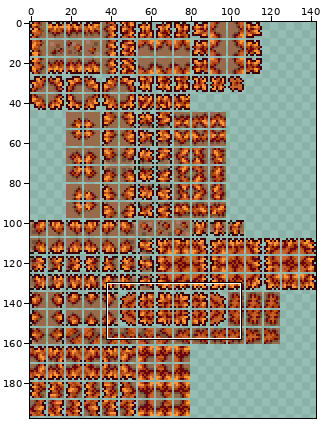
Edited in one commit: sprite sheet (Content/Tiles/Blocks/ArborGrass.png). The picture above shows the old version from afar; the outline marks the close-up.
Close-up. Before the edit:
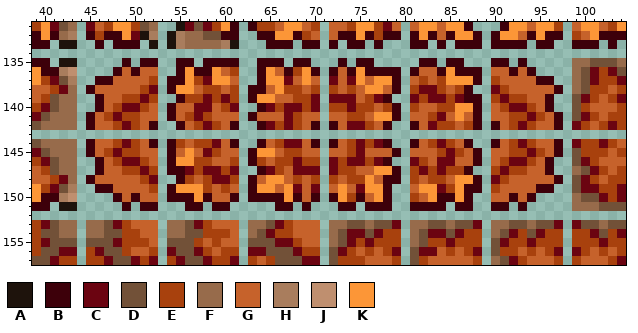
The file is 286x396 pixels, drawn in blocks of 2x2; one block is one cell here. Colours within 5 levels of each other are drawn and written as one. Shown: x 39..104, y 131..157.
Palette (. is transparent): A #1e130c  B #3d000a  C #6b0411  D #725138  E #a8410d  F #976b4b  G #c6622b  H #a97d5d  J #bf8f6f  K #fc9637
Pixels before, first column x 39:
131 EKCDF.CGEKKEDF..ACDCEKB.BEEGKKGE.GGEKKECG.GKKGKKB...BKKGKKE.GKKGEK
132 BKBFH.BEBBKCAH.AHFFDDBB..BBKKBEG.GBBKBEBB.BKBGBKKB.BKKGBKBB.EGKBBB
133 BB.AA..B.BBB.A.AHFFFFHA...BBB.BB.B.BB.B...BB.B.BBB.BBBB.BB..BBB.B.
134 ..................................................................
135 BB.AA.....B.BB..BB.BBBB..BBB.BB...B.BB.....BB.BB...BB.B.....FFDDDF
136 KBBHJ....BGBGG..BKBBKGE..BKGBEKB.BGBKBBBB.BGGBKBBB.GGBGB....FDCECD
137 KECDH..BBGGGGE.BBKECKKG..BKKCGKG.CGCKGKKB.GEGEKKKB.EGGGGBB..FDCEEC
138 GGECF.BGGGGGEC.BKKGEEGE.BBGKEEGE.EGEGKKGB.ECCEGEB..CEGGGGGB.FDEEGE
139 GEDFF..BGGEECE..BEECECE.BKKGGEEC.CCCGECB..CECCECBB.ECEEGGB..DCEGEC
140 ECDFF..BGECCEG.BGGCCGEC..BCECCEC.EECEEGEB.EGGEEKKB.GECCEGB..DEGGGE
141 CDFFF.BGECEEGG.BGECEGGG.BGGGCEGG.GGEEGKKB.GGECGKGB.GGEECEGB.DCEGEE
142 DFFFF.BGGECEGB..BGECEGB..BCECEGB.BGCCEGB..BGCEEGEB.BGECEGGB.CEGECE
143 ..................................................................
144 DFFFF.BGGECEGB.BEGEECGB..BGECCGB.BGECECB..BGECEGB..BGECEGGB.CEECEG
145 CDFFF.BGECEEGG.BGKGCEGG.BKKGEEGG.GGECGGGB.GGGECEGB.GGEECEGB.DEEEGE
146 ECDFF..BGECCEG.BKKEEGGE.BEGEECEE.CECCECB..CEGCCGGB.GECCEGB..DCEGGG
147 GEDFF..BGGEECE.BBCECCEC..BCEGCCC.CEEGGKKB.ECECEEB..ECEEGGB..FDCEGE
148 GGECF.BGGGGGEC..BEGECCE.BGKKGEGE.EGEEKGBB.EGEEGKKB.CEGGGGGB.DCEGEE
149 KECDH..BBGGGGE.BKKKEGEG.BKKGKCGC.GKGCKKB..GKKCEKBB.EGGGGBB..DCCEEC
150 KBBHJ....BGBGG.BBBKBGGB.BBBBKBGB.BKEBGKB..EGKBBKB..GGBGB....FDDCEC
151 BB.AA.....B.BB...BB.BB.....BB.B...BB.BBB..BBBB.BB..BB.B.....FFFDDD
152 ..................................................................
153 ECDFF.FFDCEGGG.FFDCEGGG.FFDCEGGG.FFDDFDDC.FFDDFDDC.FFDDFDDC.CDDFDD
154 EDDFF.FFDDEEGG.FFDDEEEG.FDCEEGGG.FDCCDCEE.FDCCDCEE.FDCEDCEE.EECDEC
155 ECDDD.DDDCEEEG.DDDEGEGG.DDDCCEGG.FDCECEEE.FDEECEEE.DCEECEEE.EEECEE
156 EDDCC.ECDDEGGE.CDDCEGEE.CCDDDCEE.DCEGEGEC.DCCGEGEC.DEEGEGEC.CEGEGE
157 DDCEE.EECDDCEC.ECDDCEEC.EGEDDDCC.DEEEGGGE.DEGGGGGE.FDCEGGGE.EGGGEC
Now the later version:
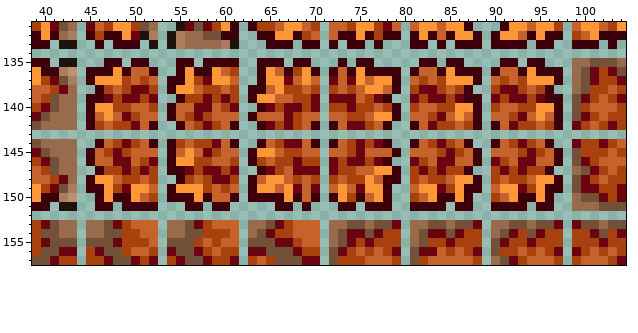
From old to new:
The author put colour B in row 135 at x 47 to 48, 50, 92 and 94 to 95; in row 136 at x 45 to 47 and 95 to 97; in row 137 at x 45 and 97; in rows 139 to 140 at x 45 and 97; in row 146 at x 45 and 97; in row 149 at x 45 and 97.
The author put colour B in row 150 at x 46 and 96; in row 151 at x 46 to 47, 50, 92 and 95 to 96.
Colour G becomes colour B in row 136 at x 49, 52, 90 and 93; in row 138 at x 46 and 96; in row 144 at x 46 and 96; in row 150 at x 49 and 93.
Colour E becomes colour C in row 138 at x 51 and 91; in row 139 at x 49 to 50, 52, 90 and 92 to 93; in row 141 at x 49 and 93; in row 142 at x 50 and 92; in row 146 at x 48 and 94; in row 147 at x 49 and 93.
Colour G becomes colour C in row 138 at x 50 and 92; in row 139 at x 47 and 95; in row 146 at x 52 and 90; in row 149 at x 49 and 93.
Colour C becomes colour E in row 138 at x 52 and 90; in row 139 at x 51 and 91; in row 140 at x 49 and 93; in row 142 at x 49 and 93; in row 148 at x 52 and 90.
Colour G becomes colour E in row 137 at x 49, 51, 91 and 93; in row 138 at x 47, 49, 93 and 95; in row 139 at x 48 and 94; in row 140 at x 52 and 90; in row 142 at x 46 and 96; in row 147 at x 47 to 48 and 94 to 95.
Colour G becomes colour E in row 148 at x 49 to 50 and 92 to 93; in row 149 at x 48 and 94; in row 150 at x 52 and 90.
Colour B becomes colour G in row 136 at x 50 and 92; in row 146 at x 46 and 96.
Colour C becomes colour G in row 140 at x 50 and 92; in row 141 at x 48 and 94; in row 146 at x 50 and 92.
Colour E becomes colour G in row 137 at x 52 and 90; in row 140 at x 51 and 91; in row 145 at x 50 and 92; in row 148 at x 51 and 91; in row 149 at x 52 and 90.
The author put colour K in row 150 at x 47 and 95.
Colour B becomes colour K in row 136 at x 48 and 94; in row 137 at x 46 to 47 and 95 to 96; in row 140 at x 46 and 96; in row 149 at x 47 and 95; in row 150 at x 50 and 92.
Colour E becomes colour K in row 141 at x 47 and 95.
Colour G becomes colour K in row 137 at x 48 and 94; in row 140 at x 47 and 95; in row 148 at x 46 to 47 and 95 to 96; in row 149 at x 50 to 51 and 91 to 92.
Colour B is removed in row 135 at x 49, 52, 90 and 93; in row 138 at x 45 and 97; in row 144 at x 45 and 97.
Boxes around the changes in both close-ups, in picture pixels (x1, y1, x2, y2):
changed: (86, 58, 158, 211)
changed: (491, 58, 563, 211)
